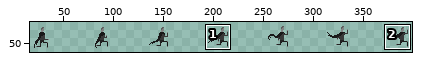
Sprite sheet: Assets/Art/Spritesheets/Human Spritesheet/Human_jumping.png. Above, an overview of the earlier version with the close-up marked.
Close-up. Before the edit:
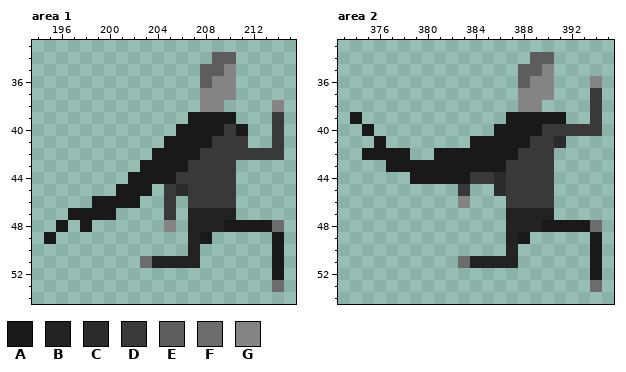
The file is 420x60 pixels. Colours within 5 levels of each other are drawn and written as one. Shown: area 1: x 194..215, y 33..54; area 2: x 373..395, y 33..54. The wide view leaves out empty margins. The commit also changed other parts of the picture, which this record leaves out.
Palette (. is transparent): A #191919  B #222222  C #2b2b2b  D #393939  E #5d5d5d  F #6c6c6c  G #848484
Pixels before, area 1, first column x 195:
34 ..............EE....
35 .............EEG....
36 .............EGG....
37 .............GGG....
38 .............GG....G
39 ............AAAA...D
40 ...........AAAADA..D
41 ..........AAAADDD..D
42 .........AAAADDDDDDD
43 ........AAAADDDD....
44 .......AAAADDDDD....
45 ......AAA.DCDDDD....
46 ....AAAA..D.DDDD....
47 ..AAAA....D.BBBB....
48 .A.A......G.BBBAAAAF
49 A...........BA.....A
50 ............B......A
51 ........FBBBB......A
52 ...................A
53 ...................F
Pixels before, area 2, first column x 374:
34 ...............EE....
35 ..............EEG....
36 ..............EGG...G
37 ..............GGG...D
38 ..............GG....D
39 A............AAAAA..D
40 .A..........AAAADDDDD
41 ..A.......AAAAADDC...
42 .AAAA..AAAAAAADDD....
43 ...AAAAAAAAAADDDD....
44 .....AAAAADDCDDDD....
45 .........D..CDDDD....
46 .........G...DDDD....
47 .............BBBB....
48 .............BBBAAAAF
49 .............BA.....A
50 .............B......A
51 .........FBBBB......A
52 ....................A
53 ....................F
The same view after the edit:
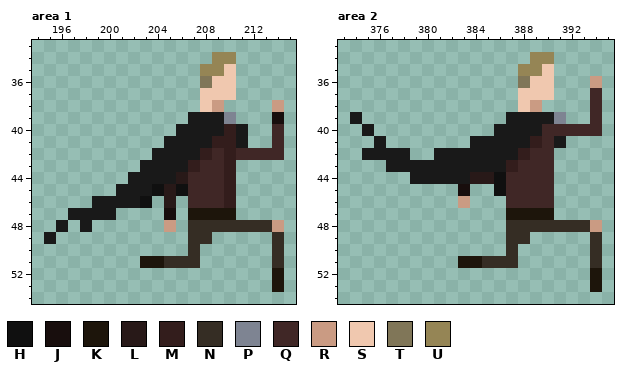
Colours new in this view: H #101010  J #180e0d  K #1d150b  L #281918  M #331d1c  N #352d24  P #7e8492  Q #402726  R #ca9b83  S #f0c8af  T #807658  U #958555
Change:
Changed rows in their new state; - is an unchanged pixel.
Area 1:
first column x 203:
34 ------UU----
35 -----UUS----
36 -----TSS----
37 -----SSS----
38 -----SR----R
39 -------P---J
40 -------M---Q
41 ------MMA--Q
42 -----MQMQQQQ
43 ----MQQM----
44 ---LQQQM----
45 -HLHQQQM----
46 H-L-QQQM----
47 --J-KKKK----
48 --R-NNNNNNNR
49 ----NN-----N
50 ----N------N
51 KKNNN------N
52 -----------K
53 -----------K
Area 2:
first column x 383:
34 ------UU----
35 -----UUS----
36 -----TSS---R
37 -----SSS---Q
38 -----SR----Q
39 --------P--Q
40 -------QQQQQ
41 ------MQA---
42 -----MQQ----
43 ----MQQQ----
44 -LLHQQQQ----
45 J--HQQQQ----
46 R---QQQQ----
47 ----KKKK----
48 ----NNNNNNNR
49 ----NN-----N
50 ----N------N
51 KKNNN------N
52 -----------K
53 -----------K
Where, in picture pixels (left, top, right, bottom), the same in both close-ups:
changed: (140, 52, 284, 292)
changed: (458, 52, 602, 292)
